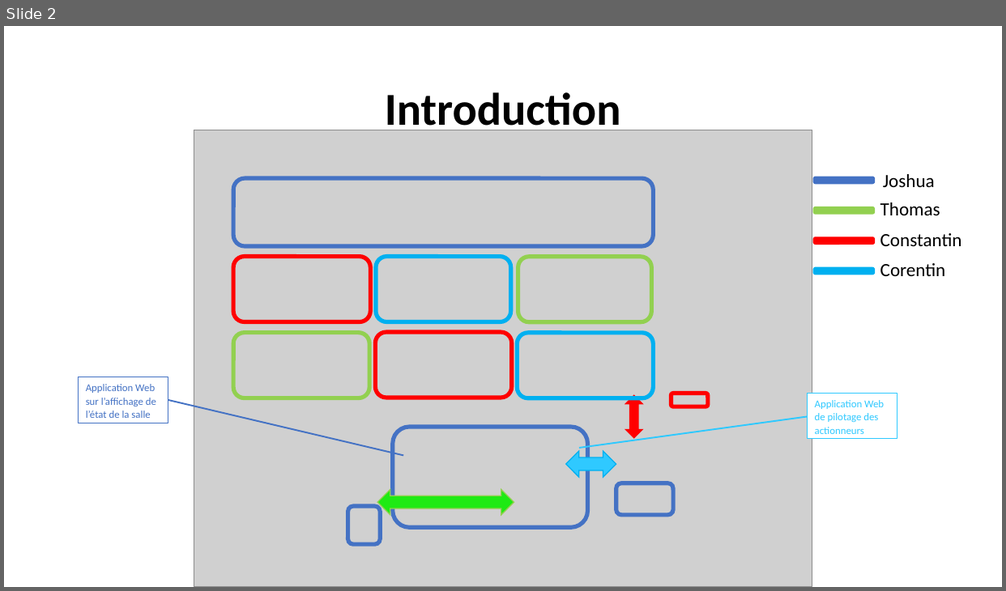
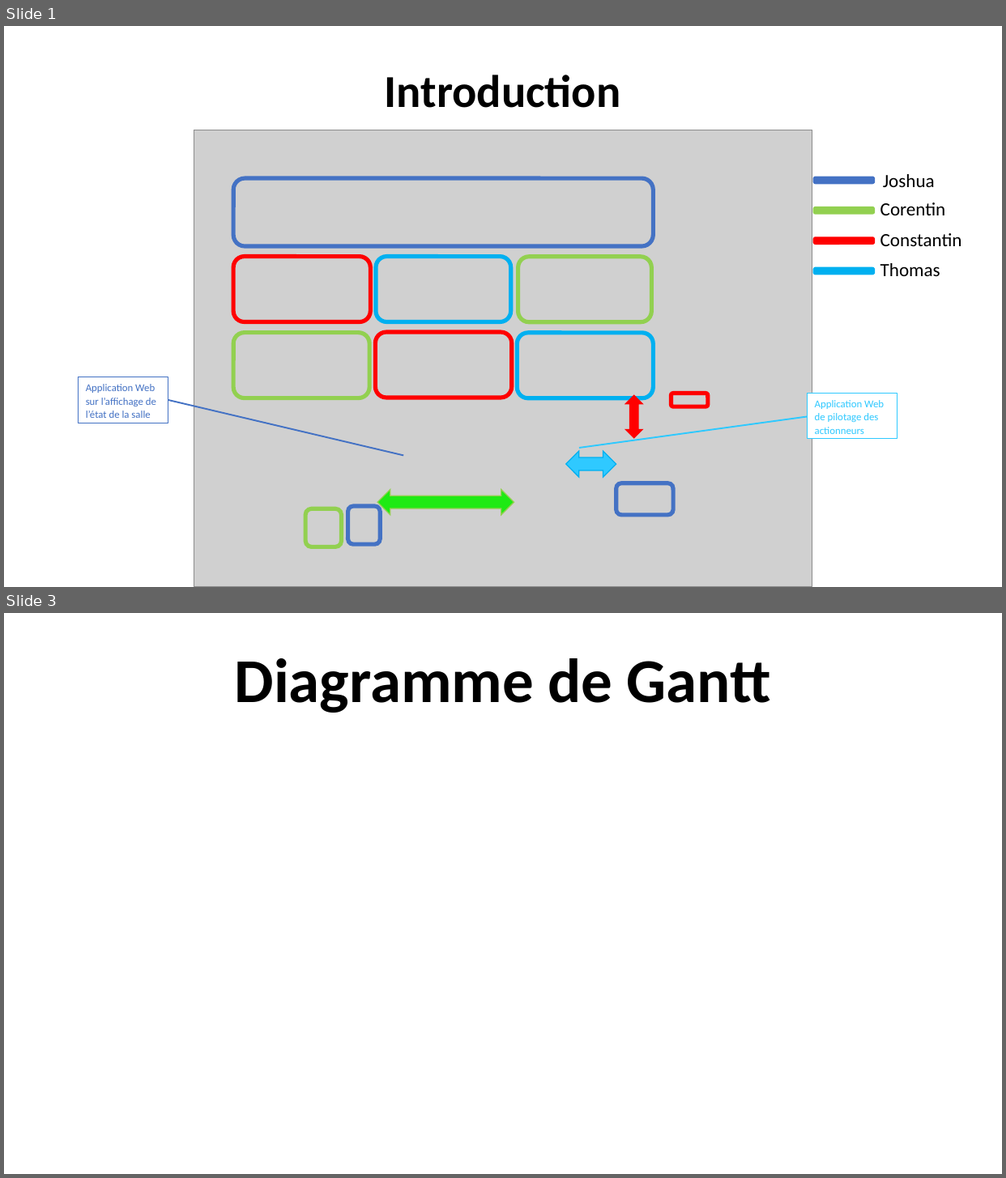
Before and after one commit to corentin-breny/Systeme_Escape_Game_13emePorte, a slide deck: Etudiants/Joshua/PremièreRevueDeProjet.pptx. Shown one above the other, each under a label of ours: slide 2 before the commit, slides 1 and 3 after it; the slides between them are not shown. The pictures are 1006x591 and 1006x1178 pixels, drawn with LibreOffice and Linux fonts; fonts in the diff are those of the drawing; grey boxes stand for pictures; background and template pictures are left out. Boxes give left, top, right and bottom in pixels: in the first picture for what was removed or moved away, otherwise in the second. Text is boxed around its words. In the diff, an @@ line names an element or a change of style, - is before the commit and + after.

```diff
--- a/Etudiants/Joshua/PremièreRevueDeProjet.pptx
+++ b/Etudiants/Joshua/PremièreRevueDeProjet.pptx
@@ slide 3 added at box(4, 613, 1002, 1174), background picture (left out) @@
@@ text added at box(235, 658, 771, 713), 60 pt, text #000000, bold @@
+Diagramme de Gantt
@@ what was slide 2 is now slide 1 @@
@@ slide 1 changed as well @@
@@ title "Introduction" rewrapped from box(385, 92, 621, 135) to box(385, 75, 621, 108) @@
@@ text "Corentin": place and size @@
-text "Corentin" at box(880, 263, 946, 276)
+text "Corentin" at box(880, 203, 946, 216)
@@ text "Thomas": place and size @@
-text "Thomas" at box(880, 203, 940, 216)
+text "Thomas" at box(880, 263, 940, 276)
@@ rounded rectangle removed at box(393, 427, 588, 528) @@
@@ rounded rectangle added at box(305, 509, 342, 547), outline #92D050 4 pt @@
```
Also in this commit, not shown: 2 other slides changed, 10 other slides added, 1 slide removed, 2 other files.
